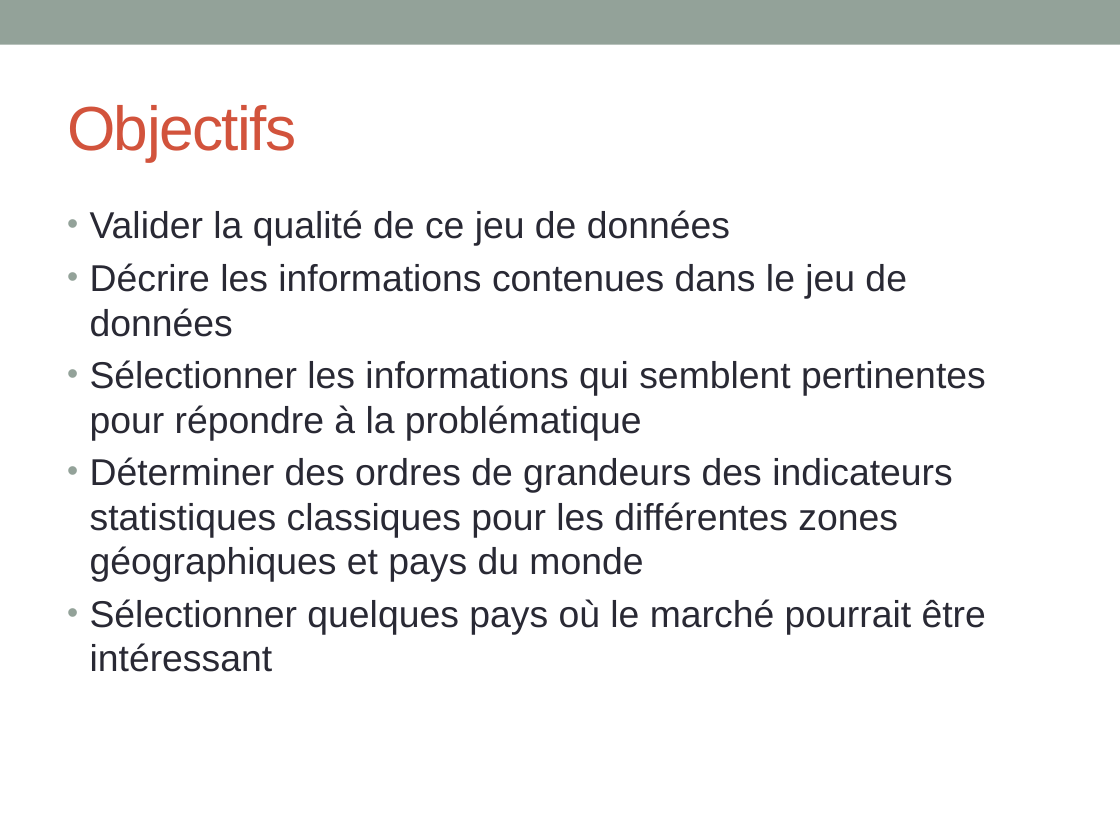
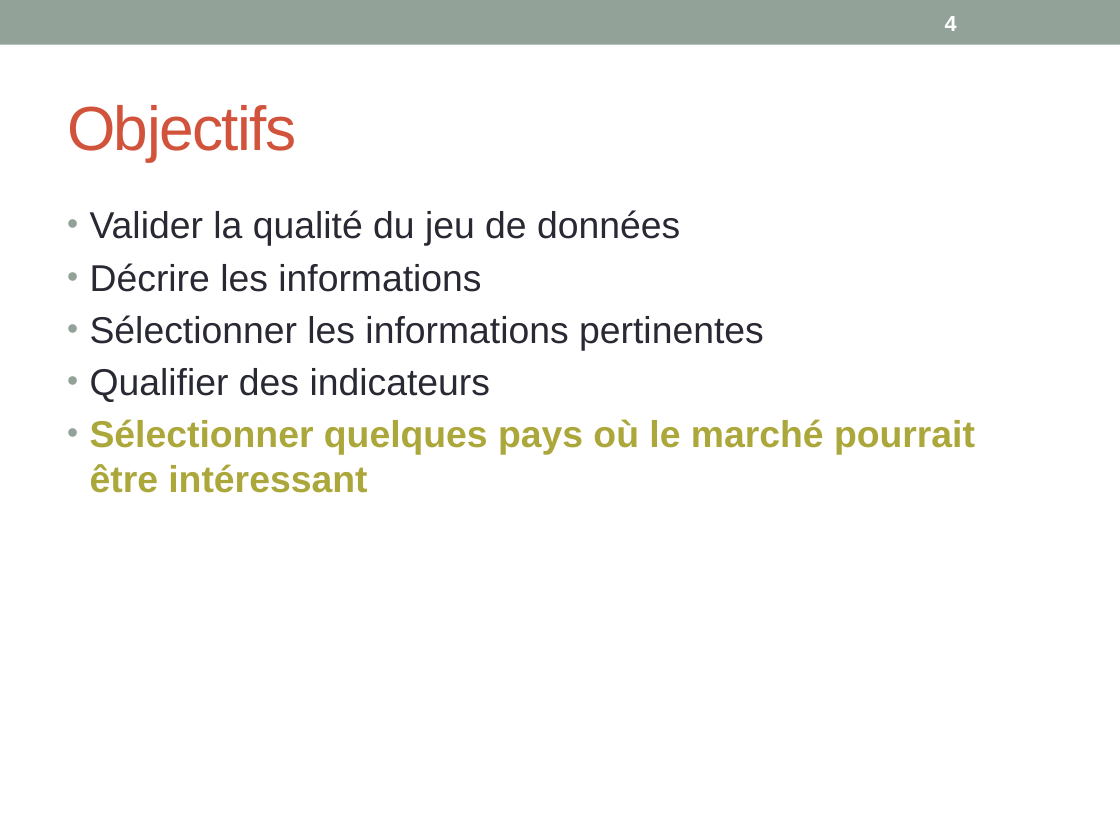
Before and after one commit to khub41/OC_P02, a slide deck: slide 4 of Presentation_P02.pptx. Drawn at 1120x840 pixels with LibreOffice and Linux fonts; fonts in the diff are those of the drawing. Boxes give left, top, right and bottom in pixels: in the first picture for what was removed or moved away, otherwise in the second. Text is boxed around its words. In the diff, an @@ line names an element or a change of style, - is before the commit and + after.

```diff
--- a/Presentation_P02.pptx
+++ b/Presentation_P02.pptx
@@ page number added at [945,16,957,31], 14 pt, text #FFFFFF, bold @@
+4
@@ text at [90,210,764,402]: text changed @@
-• Valider la qualité de ce jeu de données
-• Décrire les informations contenues dans le jeu de données
-• Sélectionner les informations qui semblent pertinentes pour répondre à la problématique
-• Déterminer des ordres de grandeurs des indicateurs statistiques classiques pour les différentes zones géographiques et pays du monde
+• Valider la qualité du jeu de données
+• Décrire les informations
+• Sélectionner les informations pertinentes
+• Qualifier des indicateurs
@@ text at [90,419,975,493]: text colour #292934 to #ACA73B, bold on in "Sélectionner quelques pays où le marché pourrait ..." @@
```
Also in this commit, not shown: 38 other slides changed, 2 slides added, 1 other file.
